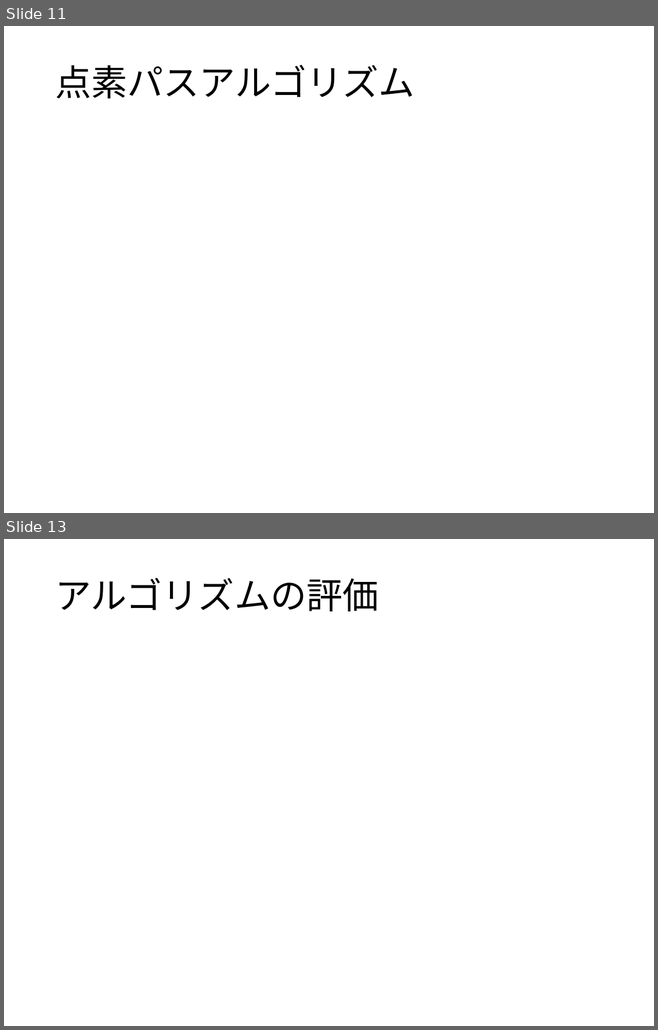
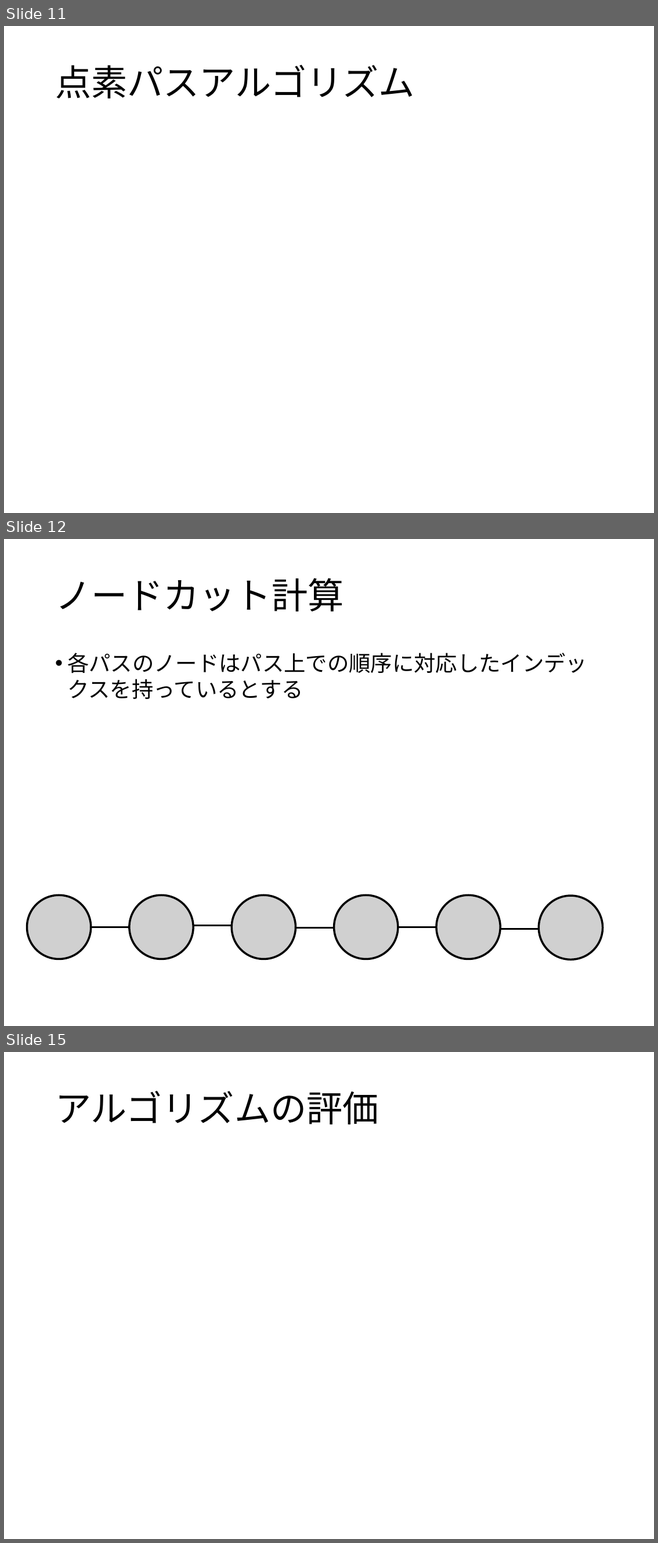
Before and after one commit to ssmr0410/share, a slide deck: slide/mizutani_pre.pptx. Shown one above the other, each under a label of ours: slides 11 and 13 before the commit, slides 11, 12 and 15 after it; the slides between them are not shown. The pictures are 658x1030 and 658x1543 pixels, drawn with LibreOffice and Linux fonts; fonts in the diff are those of the drawing; grey boxes stand for pictures. Boxes give left, top, right and bottom in pixels: in the first picture for what was removed or moved away, otherwise in the second. Text is boxed around its words. In the diff, an @@ line names an element or a change of style, - is before the commit and + after.

```diff
--- a/slide/mizutani_pre.pptx
+++ b/slide/mizutani_pre.pptx
@@ slide 12 added at [4,539,654,1026], background #FFFFFF @@
@@ title added at [55,578,343,611], 40 pt, text #000000 @@
+ノードカット計算
@@ text added at [67,653,587,699], 24 pt, text #000000 @@
+• 各パスのノードはパス上での順序に対応したインデックスを持っているとする
@@ picture added at [27,895,90,959] @@
@@ picture added at [129,895,193,959] @@
@@ picture added at [231,895,295,959] @@
@@ picture added at [334,895,398,959] @@
@@ picture added at [436,895,500,959] @@
@@ picture added at [539,896,603,959] @@
@@ line added from (91, 928) to (129, 928), #000000 2 pt @@
@@ line added from (193, 925) to (231, 925), #000000 2 pt @@
@@ line added from (296, 928) to (334, 928), #000000 2 pt @@
@@ line added from (398, 928) to (436, 928), #000000 2 pt @@
@@ line added from (500, 929) to (539, 929), #000000 2 pt @@
@@ what was slide 13 is now slide 15 @@
```
Also in this commit, not shown: 3 slides changed, 1 other slide added, 10 other files.
